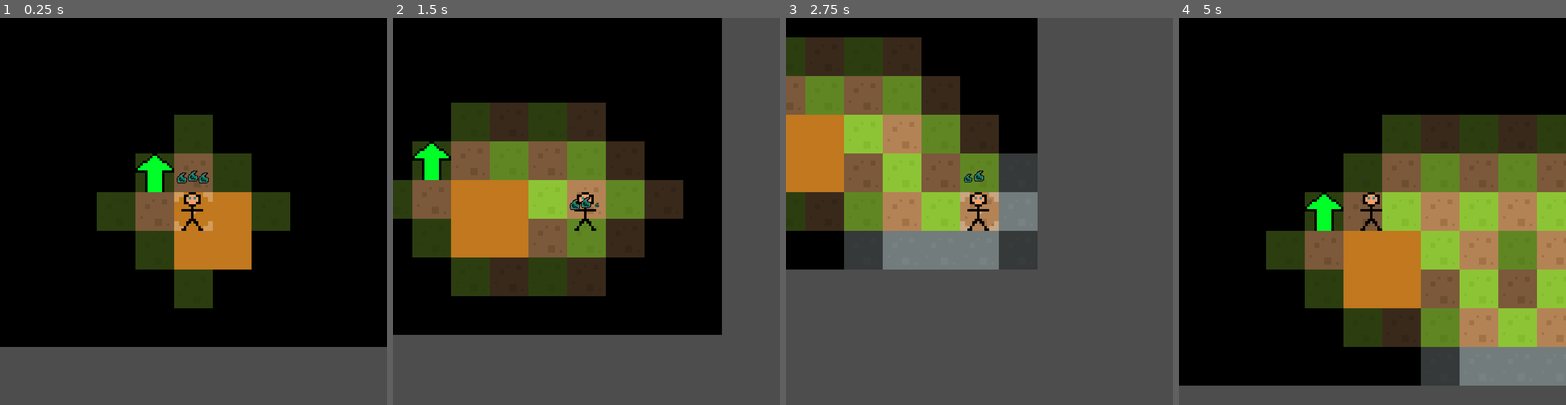
Above: before the commit, frames 1-4 (left to right).
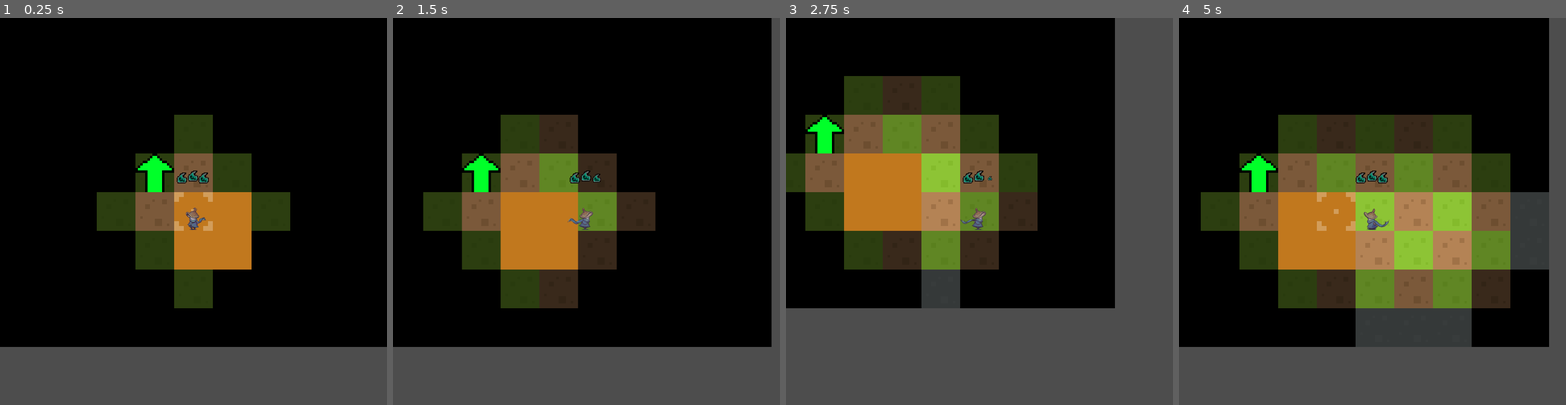
Above: after the commit, the same moments.

Repository: SebboScruff/GMTKJam-2025
Game: Godot game, scene res://scenes/levels/mechanics_testbed.tscn
The game is run twice, just before and just after one commit, with the same random seed, the same clock (stepped at 60 frames per second) and the same inputs.
Inputs:
- Up to frame 1 (0.25 s): no input
- Up to frame 2 (1.5 s): tap Enter at 0.5 s; hold D (move_right) 0.53-1.28 s; hold S (move_down) from 1.28 s (still down)
- Up to frame 3 (2.75 s): release S (move_down) at 2.03 s; hold D (move_right) from 2.03 s (still down)
- Up to frame 4 (5 s): release D (move_right) at 2.78 s; hold Up (move_up) 2.78-3.53 s; hold Left (move_left) from 3.53 s (still down)

The runs differ from the first frame. In frame 1, 0.3% of the frame differs, in the area x 46-54%, y 45-55%; in frame 2, 36%; in frame 3, 49%; in frame 4, 50%, in the area x 0-100%, y 0-95%.

Commit message:
player walking animations implemented

Diff:
--- a/GMTK25_godot/scenes/prefabs/player.gd
+++ b/GMTK25_godot/scenes/prefabs/player.gd
@@ -11,13 +11,18 @@
 #endregion
 #region Internal Object References
 @onready var player_sprite: Sprite2D = $PlayerSprite
+@onready var player_anim_sprite: AnimatedSprite2D = $PlayerAnimSprite
 @onready var next_tile_check: RayCast2D = $TileCheckerRaycast
 var is_next_tile_occupied:bool = false
-@onready var wisp_manager: WispManager = $CourageWisps
-
+@onready var wisp_manager: WispManager = %CourageWisps
+#endregion
+
+#region Animation Signals
+signal anim_is_moving(dir:int)
 #endregion
 
 #region Player Metrics
+var movement_speed := 0.5
 var courage_remaining:float = 0.0
 var recent_blackout:=false
 # The tiles discovered during an expedition. Tiles in this array can be lost for good.
@@ -61,15 +66,19 @@
 		if(Input.is_action_pressed("move_up")):
 			next_tile_check.target_position = Vector2(0, -TILE_SIZE)
 			try_move(Vector2.UP)
+			anim_is_moving.emit(0)
 		elif (Input.is_action_pressed("move_down")):
 			next_tile_check.target_position = Vector2(0, TILE_SIZE)
 			try_move(Vector2.DOWN)
+			anim_is_moving.emit(1)
 		elif(Input.is_action_pressed("move_left")):
 			next_tile_check.target_position = Vector2(-TILE_SIZE,0)
 			try_move(Vector2.LEFT)
+			anim_is_moving.emit(2)
 		elif(Input.is_action_pressed("move_right")):
 			next_tile_check.target_position = Vector2(TILE_SIZE,0)
 			try_move(Vector2.RIGHT)
+			anim_is_moving.emit(3)
 	else:
 		if(Input.is_action_just_released("move_up") ||Input.is_action_just_released("move_down") ||
 		Input.is_action_just_released("move_left") ||Input.is_action_just_released("move_right")):
@@ -79,7 +88,7 @@
 	if(is_moving == false):
 		return
 
-	if(global_position == player_sprite.global_position):
+	if(global_position == player_anim_sprite.global_position):
 		is_moving = false
 		if(!tiles_visited.has(get_current_tile())):
 			tiles_visited.append(get_current_tile())
@@ -90,7 +99,7 @@
 
 		return
 
-	player_sprite.global_position = player_sprite.global_position.move_toward(global_position, 1)
+	player_anim_sprite.global_position = player_anim_sprite.global_position.move_toward(global_position, movement_speed)
 
 
 func try_move(direction:Vector2):
@@ -182,7 +191,7 @@
 	# Hacky way to animate movement
 	## check _physics_process for sprite movement details
 	global_position = tilemap.map_to_local(target_tile)
-	player_sprite.global_position = tilemap.map_to_local(current_tile)
+	player_anim_sprite.global_position = tilemap.map_to_local(current_tile)
 
 func adjust_courage(_delta:float) -> void:
 	courage_remaining += _delta
--- a/GMTK25_godot/scenes/prefabs/player.tscn
+++ b/GMTK25_godot/scenes/prefabs/player.tscn
@@ -1,37 +1,189 @@
-[gd_scene load_steps=6 format=3 uid="uid://hgxrqo8ht2hs"]
+[gd_scene load_steps=25 format=3 uid="uid://hgxrqo8ht2hs"]
 
 [ext_resource type="Script" uid="uid://321bp12o32b6" path="res://scenes/prefabs/player.gd" id="1_06qtw"]
 [ext_resource type="PackedScene" uid="uid://dhk2eboehfeqx" path="res://scenes/prefabs/courage_wisp.tscn" id="2_8cdkg"]
 [ext_resource type="Script" uid="uid://k23ed2bdgwr0" path="res://scenes/prefabs/wisp_manager.gd" id="2_56dyf"]
 [ext_resource type="Texture2D" uid="uid://76cgge43oxiq" path="res://assets/temp_testing/stick man guy 16x16.png" id="2_tou0u"]
 [ext_resource type="Texture2D" uid="uid://df4i7mckmvvxw" path="res://assets/temp_testing/crosshair 16x16.png" id="3_n0leu"]
+[ext_resource type="Script" uid="uid://xh4mf8ifb6xb" path="res://scenes/prefabs/player_anim_sprite.gd" id="5_6v0jn"]
+[ext_resource type="Texture2D" uid="uid://621w4lkqn12m" path="res://assets/character_sprites/Character_Walk.png" id="6_6o77n"]
+
+[sub_resource type="AtlasTexture" id="AtlasTexture_6v0jn"]
+atlas = ExtResource("6_6o77n")
+region = Rect2(0, 1024, 512, 512)
+
+[sub_resource type="AtlasTexture" id="AtlasTexture_r053x"]
+atlas = ExtResource("6_6o77n")
+region = Rect2(512, 1024, 512, 512)
+
+[sub_resource type="AtlasTexture" id="AtlasTexture_jybep"]
+atlas = ExtResource("6_6o77n")
+region = Rect2(1024, 1024, 512, 512)
+
+[sub_resource type="AtlasTexture" id="AtlasTexture_50rl7"]
+atlas = ExtResource("6_6o77n")
+region = Rect2(1536, 1024, 512, 512)
+
+[sub_resource type="AtlasTexture" id="AtlasTexture_oqq3r"]
+atlas = ExtResource("6_6o77n")
+region = Rect2(0, 512, 512, 512)
+
+[sub_resource type="AtlasTexture" id="AtlasTexture_lagtt"]
+atlas = ExtResource("6_6o77n")
+region = Rect2(512, 512, 512, 512)
+
+[sub_resource type="AtlasTexture" id="AtlasTexture_gkb8g"]
+atlas = ExtResource("6_6o77n")
+region = Rect2(1024, 512, 512, 512)
+
+[sub_resource type="AtlasTexture" id="AtlasTexture_c1k3r"]
+atlas = ExtResource("6_6o77n")
+region = Rect2(1536, 512, 512, 512)
+
+[sub_resource type="AtlasTexture" id="AtlasTexture_xtlg4"]
+atlas = ExtResource("6_6o77n")
+region = Rect2(0, 1536, 512, 512)
+
+[sub_resource type="AtlasTexture" id="AtlasTexture_va4sl"]
+atlas = ExtResource("6_6o77n")
+region = Rect2(512, 1536, 512, 512)
+
+[sub_resource type="AtlasTexture" id="AtlasTexture_20t1h"]
+atlas = ExtResource("6_6o77n")
+region = Rect2(1024, 1536, 512, 512)
+
+[sub_resource type="AtlasTexture" id="AtlasTexture_aal4f"]
+atlas = ExtResource("6_6o77n")
+region = Rect2(1536, 1536, 512, 512)
+
+[sub_resource type="AtlasTexture" id="AtlasTexture_1a8bf"]
+atlas = ExtResource("6_6o77n")
+region = Rect2(0, 0, 512, 512)
+
+[sub_resource type="AtlasTexture" id="AtlasTexture_gsvhg"]
+atlas = ExtResource("6_6o77n")
+region = Rect2(512, 0, 512, 512)
+
+[sub_resource type="AtlasTexture" id="AtlasTexture_gx6q2"]
+atlas = ExtResource("6_6o77n")
+region = Rect2(1024, 0, 512, 512)
+
+[sub_resource type="AtlasTexture" id="AtlasTexture_mgyw5"]
+atlas = ExtResource("6_6o77n")
+region = Rect2(1536, 0, 512, 512)
+
+[sub_resource type="SpriteFrames" id="SpriteFrames_ajr3h"]
+animations = [{
+"frames": [{
+"duration": 1.0,
+"texture": SubResource("AtlasTexture_6v0jn")
+}, {
+"duration": 1.0,
+"texture": SubResource("AtlasTexture_r053x")
+}, {
+"duration": 1.0,
+"texture": SubResource("AtlasTexture_jybep")
+}, {
+"duration": 1.0,
+"texture": SubResource("AtlasTexture_50rl7")
+}],
+"loop": true,
+"name": &"walk_down",
+"speed": 5.0
+}, {
+"frames": [{
+"duration": 1.0,
+"texture": SubResource("AtlasTexture_oqq3r")
+}, {
+"duration": 1.0,
+"texture": SubResource("AtlasTexture_lagtt")
+}, {
+"duration": 1.0,
+"texture": SubResource("AtlasTexture_gkb8g")
+}, {
+"duration": 1.0,
+"texture": SubResource("AtlasTexture_c1k3r")
+}],
+"loop": true,
+"name": &"walk_left",
+"speed": 5.0
+}, {
+"frames": [{
+"duration": 1.0,
+"texture": SubResource("AtlasTexture_xtlg4")
+}, {
+"duration": 1.0,
+"texture": SubResource("AtlasTexture_va4sl")
+}, {
+"duration": 1.0,
+"texture": SubResource("AtlasTexture_20t1h")
+}, {
+"duration": 1.0,
+"texture": SubResource("AtlasTexture_aal4f")
+}],
+"loop": true,
+"name": &"walk_right",
+"speed": 5.0
+}, {
+"frames": [{
+"duration": 1.0,
+"texture": SubResource("AtlasTexture_1a8bf")
+}, {
+"duration": 1.0,
+"texture": SubResource("AtlasTexture_gsvhg")
+}, {
+"duration": 1.0,
+"texture": SubResource("AtlasTexture_gx6q2")
+}, {
+"duration": 1.0,
+"texture": SubResource("AtlasTexture_mgyw5")
+}],
+"loop": true,
+"name": &"walk_up",
+"speed": 5.0
+}]
 
 [node name="Player" type="Node2D"]
 z_index = 1
 script = ExtResource("1_06qtw")
 
-[node name="CourageWisps" type="Node2D" parent="."]
+[node name="PlayerAnimSprite" type="AnimatedSprite2D" parent="."]
+position = Vector2(0.00782394, -0.0352759)
+scale = Vector2(0.0311978, 0.0313657)
+sprite_frames = SubResource("SpriteFrames_ajr3h")
+animation = &"walk_down"
+frame = 2
+frame_progress = 0.438788
+script = ExtResource("5_6v0jn")
+
+[node name="Camera2D" type="Camera2D" parent="PlayerAnimSprite"]
+position = Vector2(-0.250786, 1.12467)
+scale = Vector2(32.0536, 31.882)
+
+[node name="CourageWisps" type="Node2D" parent="PlayerAnimSprite"]
+unique_name_in_owner = true
+position = Vector2(-0.250786, 1.12467)
+scale = Vector2(32.0536, 31.882)
 script = ExtResource("2_56dyf")
 
-[node name="CourageWisp" parent="CourageWisps" instance=ExtResource("2_8cdkg")]
+[node name="CourageWisp" parent="PlayerAnimSprite/CourageWisps" instance=ExtResource("2_8cdkg")]
 position = Vector2(0.0705334, -14.4588)
 
-[node name="CourageWisp2" parent="CourageWisps" instance=ExtResource("2_8cdkg")]
+[node name="CourageWisp2" parent="PlayerAnimSprite/CourageWisps" instance=ExtResource("2_8cdkg")]
 position = Vector2(-4.45835, -13.6648)
 
-[node name="CourageWisp3" parent="CourageWisps" instance=ExtResource("2_8cdkg")]
+[node name="CourageWisp3" parent="PlayerAnimSprite/CourageWisps" instance=ExtResource("2_8cdkg")]
 position = Vector2(4.45237, -13.6648)
 
-[node name="CourageWisp4" parent="CourageWisps" instance=ExtResource("2_8cdkg")]
+[node name="CourageWisp4" parent="PlayerAnimSprite/CourageWisps" instance=ExtResource("2_8cdkg")]
 position = Vector2(-7.78149, -11.3121)
 
-[node name="CourageWisp5" parent="CourageWisps" instance=ExtResource("2_8cdkg")]
+[node name="CourageWisp5" parent="PlayerAnimSprite/CourageWisps" instance=ExtResource("2_8cdkg")]
 position = Vector2(7.92256, -11.1945)
 
 [node name="PlayerSprite" type="Sprite2D" parent="."]
+visible = false
 texture = ExtResource("2_tou0u")
-
-[node name="Camera2D" type="Camera2D" parent="PlayerSprite"]
 
 [node name="TileCheckerRaycast" type="RayCast2D" parent="."]
 z_index = -1
@@ -43,3 +195,5 @@
 self_modulate = Color(1, 1, 1, 0.270588)
 z_index = -1
 texture = ExtResource("3_n0leu")
+
+[connection signal="anim_is_moving" from="." to="PlayerAnimSprite" method="_on_player_anim_is_moving"]
--- /dev/null
+++ b/GMTK25_godot/scenes/prefabs/player_anim_sprite.gd
@@ -0,0 +1,14 @@
+extends AnimatedSprite2D
+
+func _on_player_anim_is_moving(dir: int) -> void:
+	match(dir):
+		0: ## Up
+			play("walk_up")
+		1: ## Down
+			play("walk_down")
+		2: ## Left
+			play("walk_left")
+		3: ## Right
+			play("walk_right")
+		_:
+			print("Invalid movement direction passed to player sprite.")
--- a/GMTK25_godot/scenes/prefabs/wisp_manager.gd
+++ b/GMTK25_godot/scenes/prefabs/wisp_manager.gd
@@ -1,7 +1,7 @@
 class_name WispManager
 extends Node2D
 
-@onready var player: Player = $".."
+@onready var player: Player = $"../.."
 var wisps = []
 
 func _ready() -> void:
Binary file added: GMTK25_godot/assets/character_sprites/Character_Walk.png
Not shown, added: GMTK25_godot/assets/character_sprites/Character_Walk.png.import
Not shown, added: GMTK25_godot/scenes/prefabs/player_anim_sprite.gd.uid
